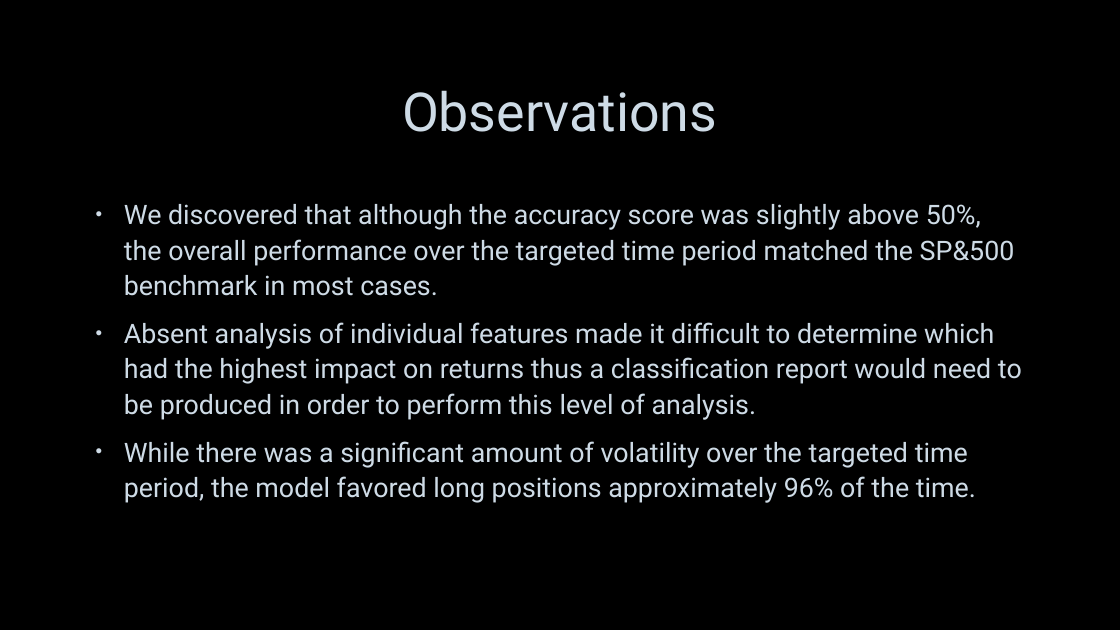
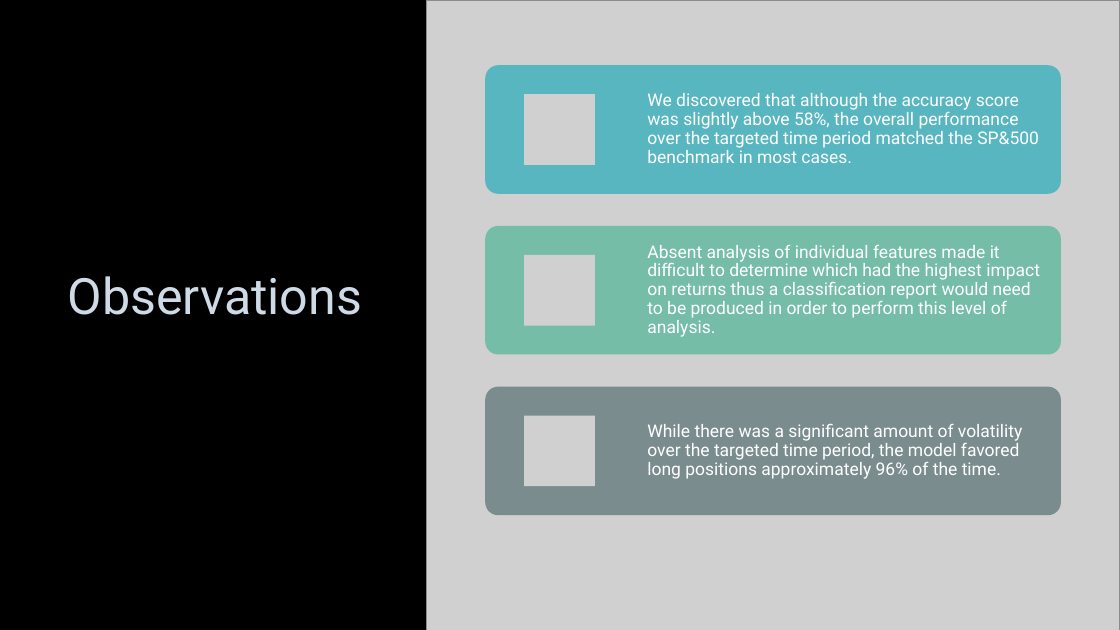
Before and after one commit to lchristij/MLProject, a slide deck: slide 5 of Stock Trading Algo.pptx. Drawn at 1120x630 pixels with LibreOffice and Linux fonts; fonts in the diff are those of the drawing; grey boxes stand for pictures; background and template pictures are left out. Boxes give left, top, right and bottom in pixels: in the first picture for what was removed or moved away, otherwise in the second. Text is boxed around its words. In the diff, an @@ line names an element or a change of style, - is before the commit and + after.

Commit message:
README deck and images

```diff
--- a/Stock Trading Algo.pptx
+++ b/Stock Trading Algo.pptx
@@ picture added at (426, 0, 1120, 630) @@
@@ title "Observations": place and size @@
-title "Observations" at (402, 90, 717, 132)
+title "Observations" at (68, 276, 362, 315)
@@ title "Observations" at (68, 276, 362, 315): size 46 to 43 pt @@
@@ text removed at (124, 204, 1022, 503) @@
-• We discovered that although the accuracy score was slightly above 50%, the overall performance over the targeted time period matched the SP&500 benchmark in most cases.
-• Absent analysis of individual features made it difficult to determine which had the highest impact on returns thus a classification report would need to be produced in order to perform this level of analysis.
-• While there was a significant amount of volatility over the targeted time period, the model favored long positions approximately 96% of the time.
@@ group added at (486, 66, 1061, 515): 3 rounded rectangles, 3 pictures, 3 texts @@
+We discovered that although the accuracy score was slightly above 58%, the overall performance over the targeted time period matched the SP&500 benchmark in most cases.
+Absent analysis of individual features made it difficult to determine which had the highest impact on returns thus a classification report would need to be produced in order to perform this level of analysis.
+While there was a significant amount of volatility over the targeted time period, the model favored long positions approximately 96% of the time.
```
Also in this commit, not shown: 7 other slides changed, 1 slide added, 2 slides removed, 2 other files.
